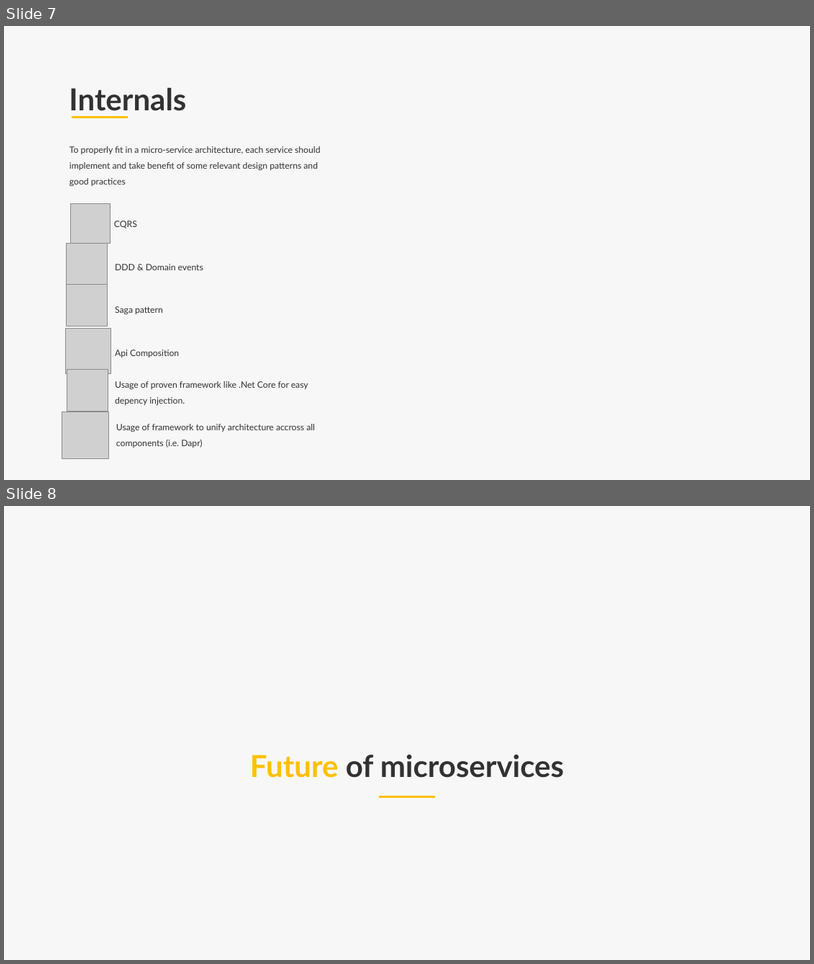
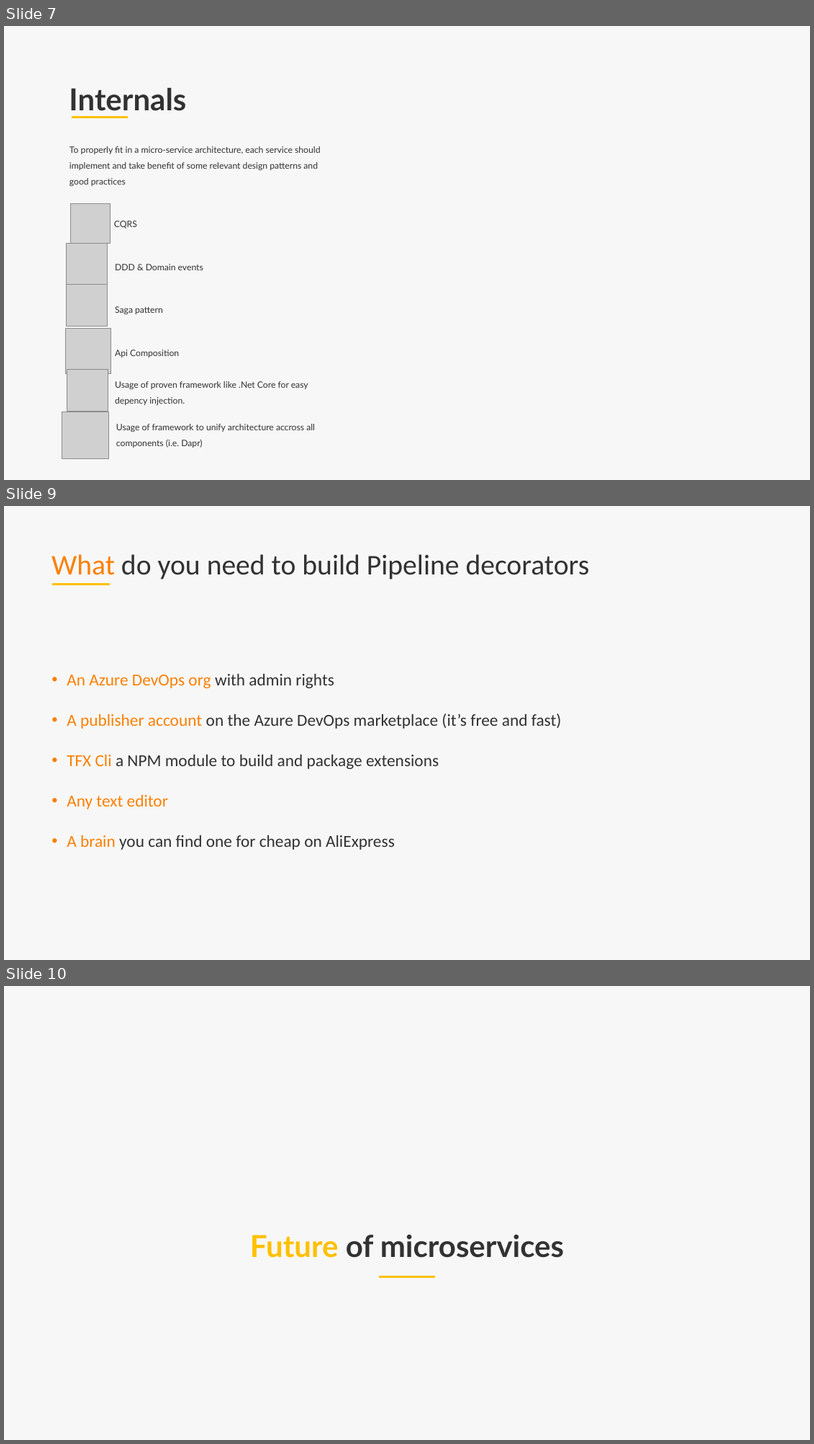
Before and after one commit to lgmorand/azure-devops-pipeline-decorators, a slide deck: presentation/Azure DevOps - pipeline decorators.pptx. Shown one above the other, each under a label of ours: slides 7 and 8 before the commit, slides 7, 9 and 10 after it; the slides between them are not shown. The pictures are 814x964 and 814x1444 pixels, drawn with LibreOffice and Linux fonts; fonts in the diff are those of the drawing; grey boxes stand for pictures; background and template pictures are left out. Boxes give left, top, right and bottom in pixels: in the first picture for what was removed or moved away, otherwise in the second. Text is boxed around its words. In the diff, an @@ line names an element or a change of style, - is before the commit and + after.

```diff
--- a/presentation/Azure DevOps - pipeline decorators.pptx
+++ b/presentation/Azure DevOps - pipeline decorators.pptx
@@ slide 9 added at box(4, 506, 810, 960), background #F7F7F7 @@
@@ title added at box(52, 554, 590, 579), 34 pt, text #323232 @@
+What do you need to build Pipeline decorators
@@ line added from (52, 584) to (110, 584), #FFC000 2.25 pt @@
@@ text added at box(67, 673, 562, 849), 20 pt, text #323232 @@
+• An Azure DevOps org with admin rights
+• A publisher account on the Azure DevOps marketplace (it’s free and fast)
+• TFX Cli a NPM module to build and package extensions
+• Any text editor
+• A brain you can find one for cheap on AliExpress
@@ what was slide 8 is now slide 10 @@
```
Also in this commit, not shown: 8 other slides added, 3 slides removed, 2 other files.
